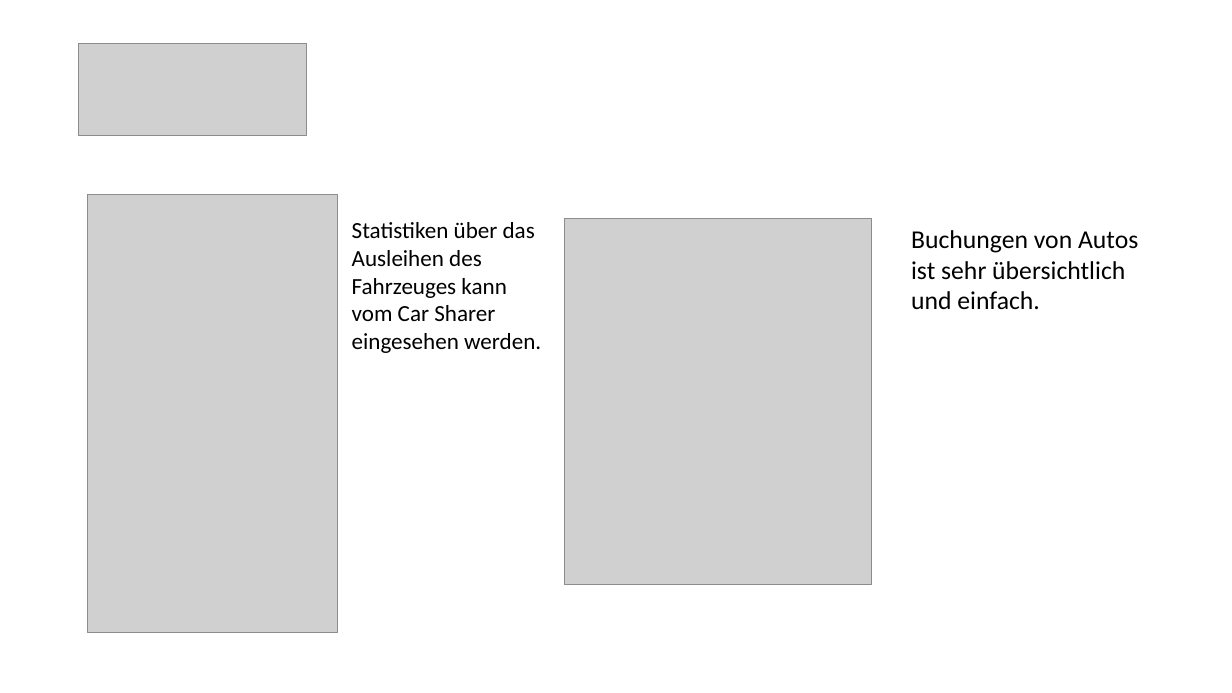
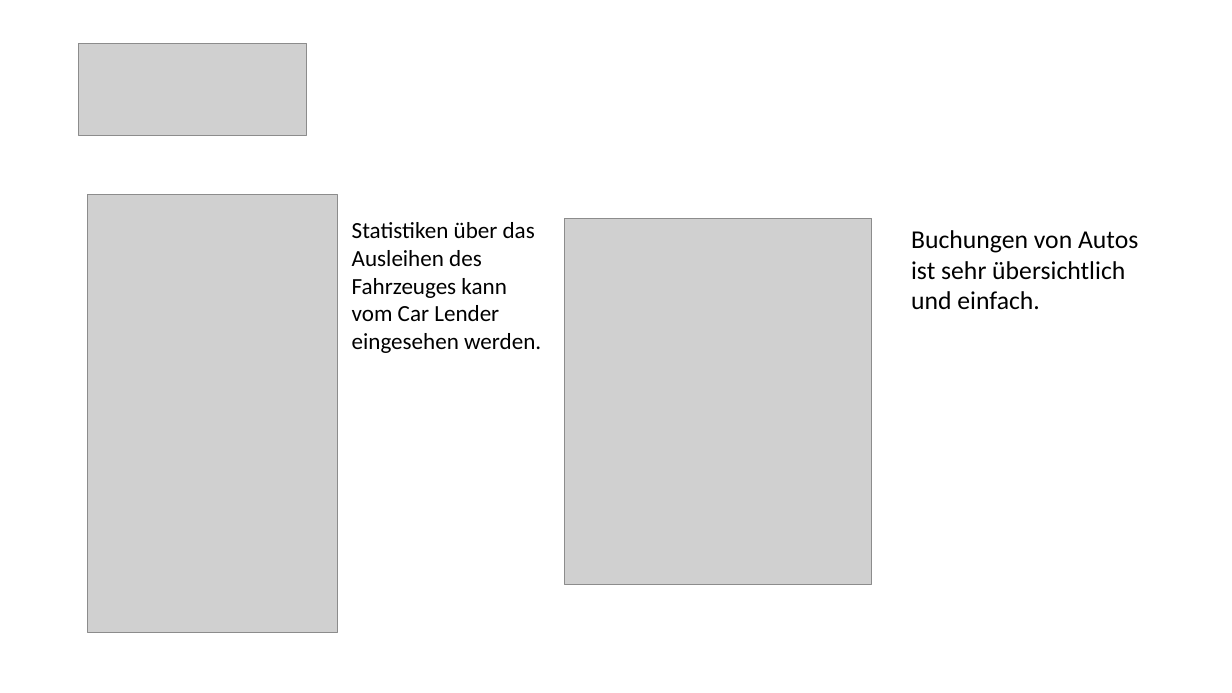
Before and after one commit to christopherchristensen/summaries, a slide deck: slide 2 of usab/Konkurenzanalyse.pptx. Drawn at 1232x693 pixels with LibreOffice and Linux fonts; fonts in the diff are those of the drawing; grey boxes stand for pictures. Boxes give left, top, right and bottom in pixels: in the first picture for what was removed or moved away, otherwise in the second. Text is boxed around its words. In the diff, an @@ line names an element or a change of style, - is before the commit and + after.

```diff
--- a/usab/Konkurenzanalyse.pptx
+++ b/usab/Konkurenzanalyse.pptx
@@ text at bbox=[352, 222, 541, 353]: text changed @@
-Statistiken über das Ausleihen des Fahrzeuges kann vom Car Sharer eingesehen werden.
+Statistiken über das Ausleihen des Fahrzeuges kann vom Car Lender eingesehen werden.
```
Also in this commit, not shown: 3 other slides changed.
